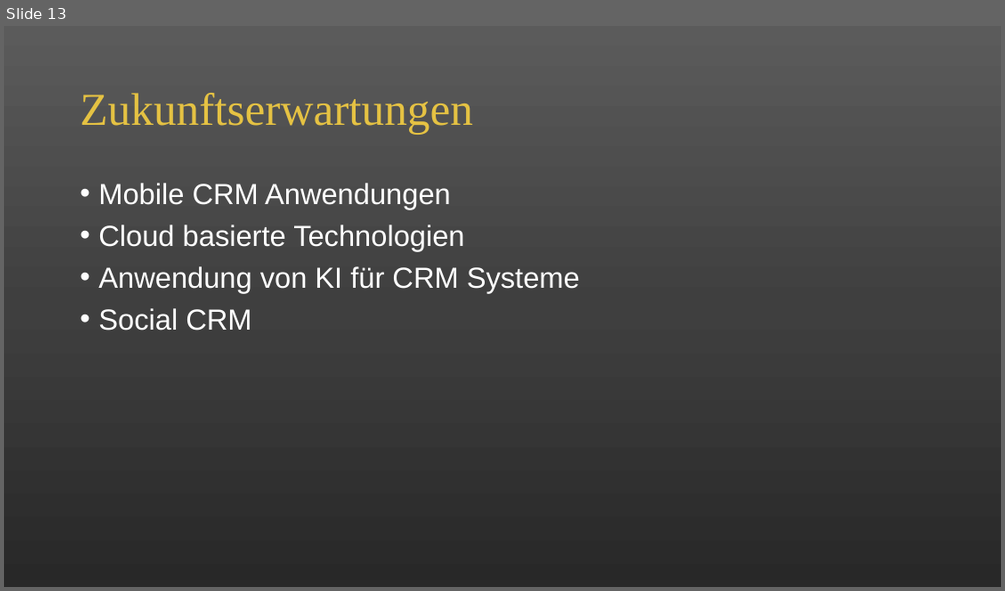
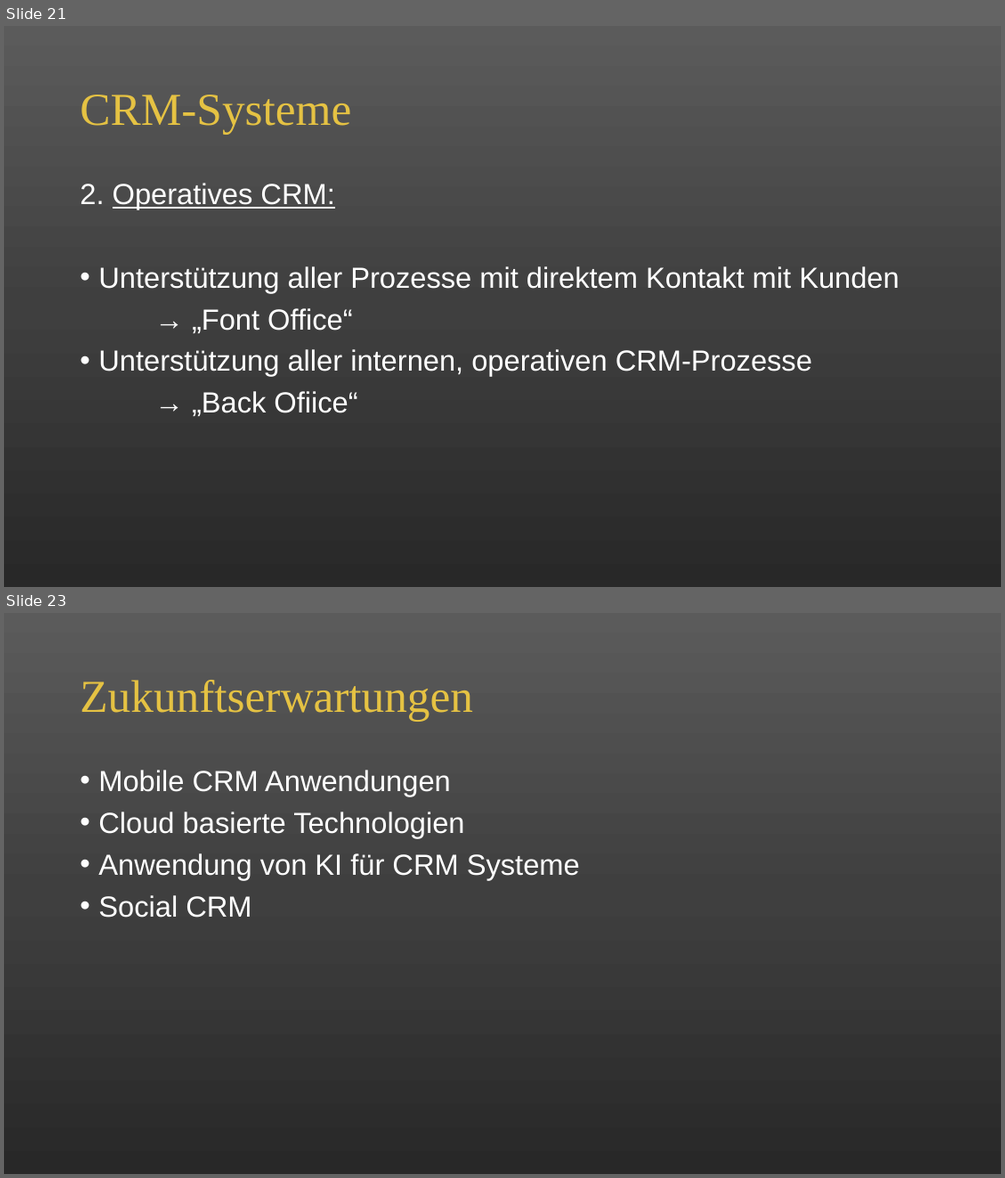
Before and after one commit to alicapr/CRM, a slide deck: CRM.pptx. Shown one above the other, each under a label of ours: slide 13 before the commit, slides 21 and 23 after it; the slides between them are not shown. The pictures are 1005x591 and 1005x1178 pixels, drawn with LibreOffice and Linux fonts; fonts in the diff are those of the drawing. Boxes give left, top, right and bottom in pixels: in the first picture for what was removed or moved away, otherwise in the second. Text is boxed around its words. In the diff, an @@ line names an element or a change of style, - is before the commit and + after.

```diff
--- a/CRM.pptx
+++ b/CRM.pptx
@@ slide 21 added at (4, 26, 1001, 587), background gradient #5B5B5B to #404040 to #292929 @@
@@ title added at (80, 95, 351, 134), 44 pt, text #E5C243 @@
+CRM-Systeme
@@ text added at (80, 183, 899, 416), 28 pt, text #FFFFFF @@
+2. Operatives CRM:
+• Unterstützung aller Prozesse mit direktem Kontakt mit Kunden
+→ „Font Office“
+• Unterstützung aller internen, operativen CRM-Prozesse
+→ „Back Ofiice“
@@ what was slide 13 is now slide 23 @@
```
Also in this commit, not shown: 10 other slides added, 1 slide removed.
